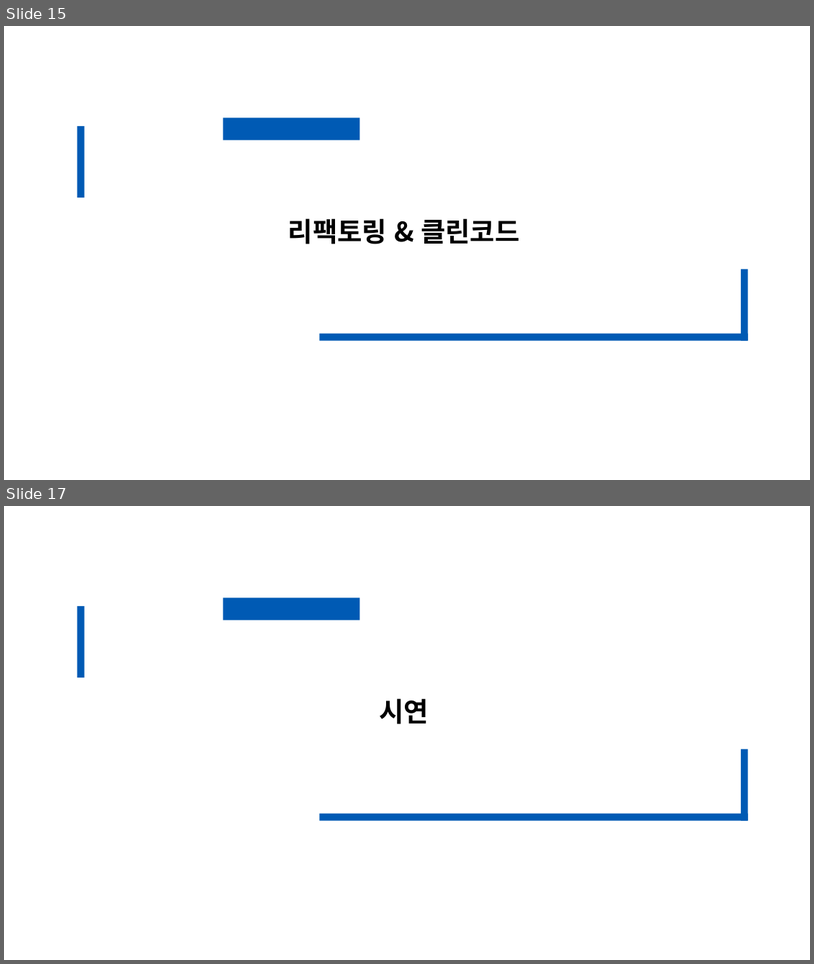
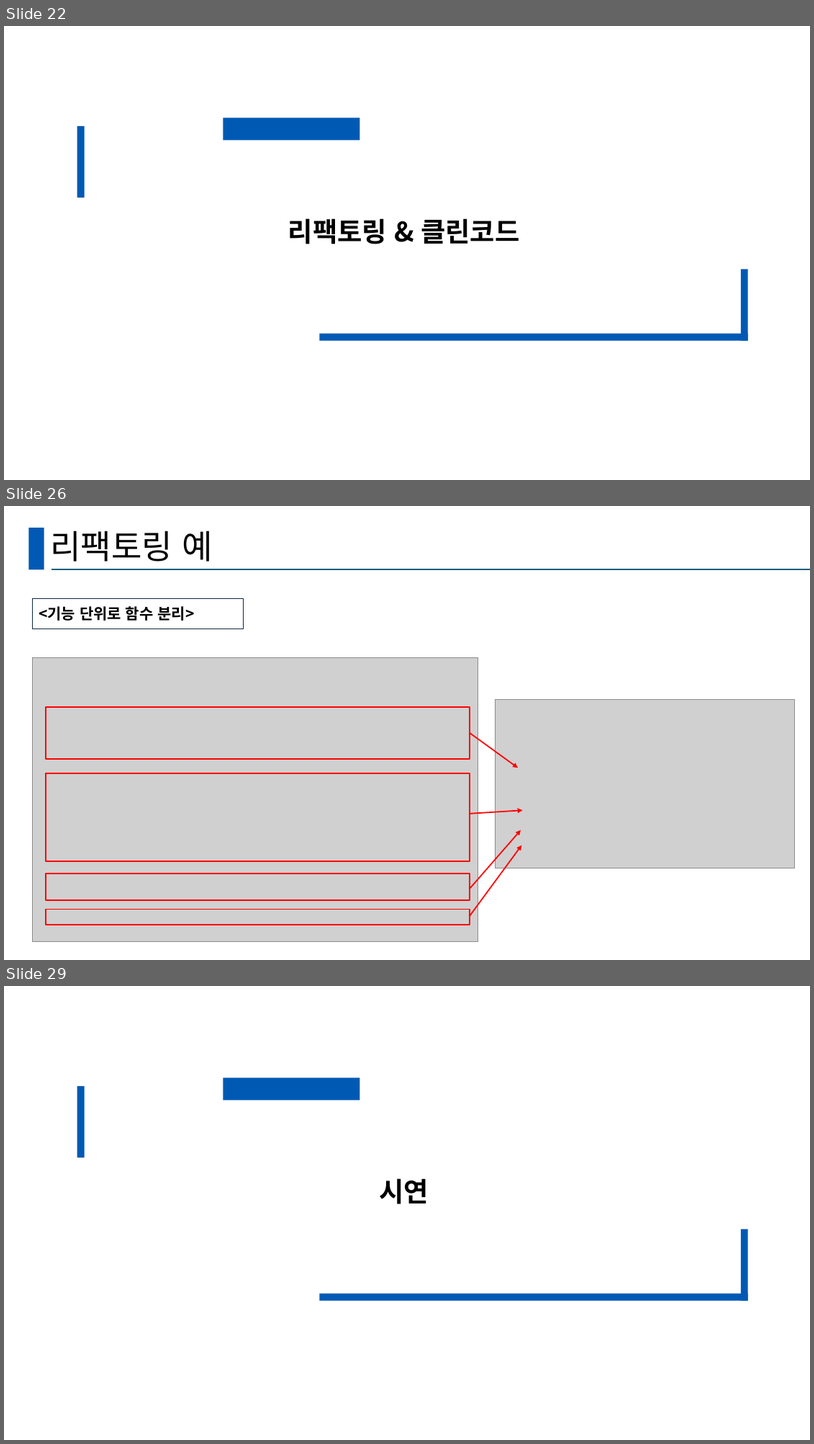
Before and after one commit to seungjun611/CRA_TeamProject_SSD, a slide deck: TeamProjectPPT.pptx. Shown one above the other, each under a label of ours: slides 15 and 17 before the commit, slides 22, 26 and 29 after it; the slides between them are not shown. The pictures are 814x964 and 814x1444 pixels, drawn with LibreOffice and Linux fonts; fonts in the diff are those of the drawing; grey boxes stand for pictures. Boxes give left, top, right and bottom in pixels: in the first picture for what was removed or moved away, otherwise in the second. Text is boxed around its words. In the diff, an @@ line names an element or a change of style, - is before the commit and + after.

```diff
--- a/TeamProjectPPT.pptx
+++ b/TeamProjectPPT.pptx
@@ slide 26 added at (4, 506, 810, 960), background #FFFFFF @@
@@ rectangle added at (28, 528, 44, 569), fill #005AB4 @@
@@ title added at (50, 530, 213, 561), 39.6 pt, text #000000 @@
+리팩토링 예
@@ line added from (52, 569) to (810, 569), #156082 1.5 pt @@
@@ rounded rectangle added at (32, 599, 243, 629), fill #FFFFFF, outline #0E2841 0.75 pt, 18 pt, text #000000, bold @@
+<기능 단위로 함수 분리>
@@ picture added at (32, 658, 478, 942) @@
@@ picture added at (496, 700, 795, 867) @@
@@ rectangle added at (46, 707, 471, 759), outline #FF0000 1.5 pt @@
@@ arrow added from (471, 733) to (518, 768), #FF0000 1.5 pt @@
@@ rectangle added at (46, 773, 471, 861), outline #FF0000 1.5 pt @@
@@ arrow added from (471, 813) to (523, 811), #FF0000 1.5 pt @@
@@ arrow added from (470, 889) to (521, 830), #FF0000 1.5 pt @@
@@ arrow added from (470, 916) to (522, 845), #FF0000 1.5 pt @@
@@ rectangle added at (46, 874, 471, 901), outline #FF0000 1.5 pt @@
@@ rectangle added at (46, 909, 471, 924), outline #FF0000 1.5 pt @@
@@ what was slide 15 is now slide 22 @@
@@ what was slide 17 is now slide 29 @@
```
Also in this commit, not shown: 5 slides changed, 19 other slides added, 6 slides removed.
